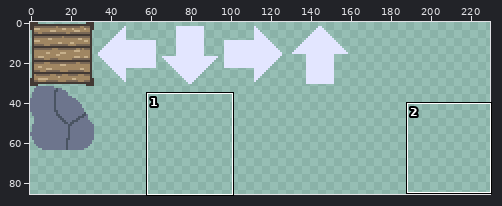
Two states of a pixel-art file, GEODE/Assets/Sprites/ItemSprites/32x32Sprites.aseprite. The picture above shows the old version from afar; the outline marks the close-up.
Close-up. Old version:
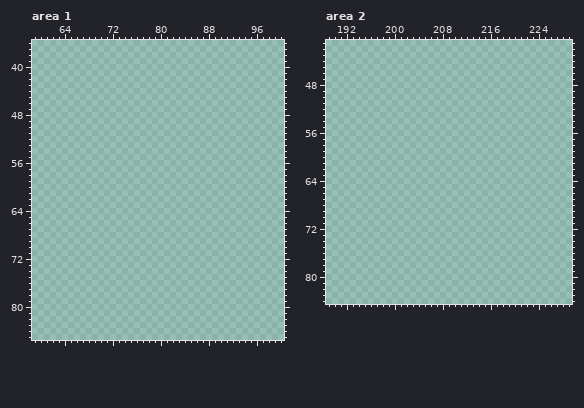
256x256 pixels, 1 frame. Shown: area 1: x 59..100, y 36..85; area 2: x 189..229, y 41..84. The wide view leaves out empty margins. The commit also changed other parts of the picture, which this record leaves out.
The result:
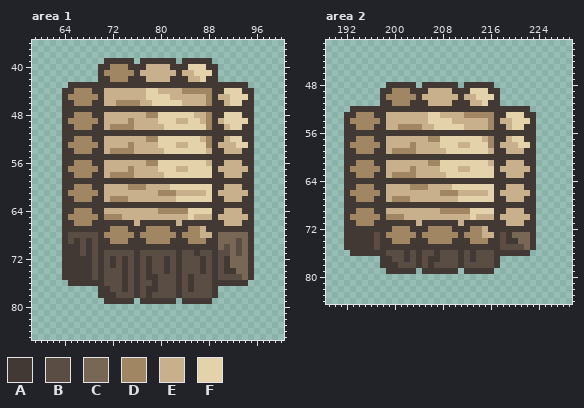
Palette (. is transparent): A #423934  B #5a4e44  C #796755  D #a08662  E #c7b08b  F #e4d2aa
From old to new:
--- area 1
@@ x 59..100 @@
 38 ..........................................
-39 ..........................................
-40 ..........................................
-41 ..........................................
-42 ..........................................
-43 ..........................................
-44 ..........................................
-45 ..........................................
-46 ..........................................
-47 ..........................................
-48 ..........................................
-49 ..........................................
-50 ..........................................
-51 ..........................................
-52 ..........................................
-53 ..........................................
-54 ..........................................
-55 ..........................................
-56 ..........................................
-57 ..........................................
-58 ..........................................
-59 ..........................................
-60 ..........................................
-61 ..........................................
-62 ..........................................
-63 ..........................................
-64 ..........................................
-65 ..........................................
-66 ..........................................
-67 ..........................................
-68 ..........................................
-69 ..........................................
-70 ..........................................
-71 ..........................................
-72 ..........................................
-73 ..........................................
-74 ..........................................
-75 ..........................................
-76 ..........................................
-77 ..........................................
-78 ..........................................
-79 ..........................................
+39 ............AAAAA.AAAAAA.AAAAA............
+40 ...........AADDDAAAEEEEAAAFFFAA...........
+41 ...........ADDDDDAEEEEEEAEEFFFA...........
+42 ...........AADDDAAAEEEEAAAEEFAA...........
+43 ......AAAAAAAAAAAAAAAAAAAAAAAAAAAAAA......
+44 .....AADDDAAEEEEEEEFFEEEEDDDDDAAFFFAA.....
+45 .....ADDDDDAEEEEEEEFFFFEEEEEEDAEEFFFA.....
+46 .....AADDDAAEEDDDDEEFFFFFEEEEDAAEFFAA.....
+47 .....AAAAAAAAAAAAAAAAAAAAAAAAAAAAAAAA.....
+48 .....AADDDAAEEEEEEEDDFFFFFFEEDAAFFFAA.....
+49 .....ADDDDDAEEEEDEEEEFFFEEFFEDAEFFFFA.....
+50 .....AADDDAAEDDDDEEEEEFFFFFFFDAAEFFAA.....
+51 .....AAAAAAAAAAAAAAAAAAAAAAAAAAAAAAAA.....
+52 .....AADDDAAEEEEEEEDDFFFFFFFEDAAEFFAA.....
+53 .....ADDDDDAEEEEDEEEEFFFEEFFFDAEEEFFA.....
+54 .....AADDDAAEDDDDEEEEEFFFFFFFEAAEEEAA.....
+55 .....AAAAAAAAAAAAAAAAAAAAAAAAAAAAAAAA.....
+56 .....AADDDAAEEEEEEEDDFFFFFFFFEAAEEEAA.....
+57 .....ADDDDDAEEEEDEEEEFFFEEFFFFAEEEEEA.....
+58 .....AADDDAAEDDDDEEEEEFFFFFFFFAAEEEAA.....
+59 .....AAAAAAAAAAAAAAAAAAAAAAAAAAAAAAAA.....
+60 .....AADDDAAEEEEDDDEEEEFFFFFFFAAEEEAA.....
+61 .....ADDDDDAEEEEEEEEEDDDEEEEEFAEEEEEA.....
+62 .....AADDDAAEDDDEEEEEEEEFFFFFFAAEEEAA.....
+63 .....AAAAAAAAAAAAAAAAAAAAAAAAAAAAAAAA.....
+64 .....AADDDAAEEEEEEEEEDDDDDFFFFAAEEEAA.....
+65 .....ADDDDDADDDEEEEEEEEEEEFEEEAEEEEEA.....
+66 .....AADDDAAAAAAAEAAAAAAEAAAAAAAEEEAA.....
+67 .....AAAAAAAADDDAAADDDDAAADDEAAAAAAAA.....
+68 .....ABBBBBADDDDDADDDDDDADDDEEACCCCCA.....
+69 .....ABABABAADDDAAADDDDAAADDDAACCCBCA.....
+70 .....AAABABAAAAAAAAAAAAAAAAAAAACBCBCA.....
+71 .....AAABABABBBBBABBBBBBABBABBABBCBCA.....
+72 .....AAAAABABABABABABBABABBBABABACCCA.....
+73 .....AAAAABABABABABABBABABBBABABACCCA.....
+74 .....AAAAABABBBABABABBABABBBABABAACCA.....
+75 .....AAAAABABBBABABAABBBABABBBABBBBCA.....
+76 ......AAAAAABBBABABBABBBABABBBAAAAAA......
+77 ...........AABBABABAABBBABABBBA...........
+78 ...........AAABBBABABBBBABBBBBA...........
+79 ............AAAAA.AAAAAA.AAAAA............
 80 ..........................................
--- area 2
@@ x 189..229 @@
 47 .........................................
-48 .........................................
-49 .........................................
-50 .........................................
-51 .........................................
-52 .........................................
-53 .........................................
-54 .........................................
-55 .........................................
-56 .........................................
-57 .........................................
-58 .........................................
-59 .........................................
-60 .........................................
-61 .........................................
-62 .........................................
-63 .........................................
-64 .........................................
-65 .........................................
-66 .........................................
-67 .........................................
-68 .........................................
-69 .........................................
-70 .........................................
-71 .........................................
-72 .........................................
-73 .........................................
-74 .........................................
-75 .........................................
-76 .........................................
-77 .........................................
-78 .........................................
-79 .........................................
+48 ..........AAAAA.AAAAAA.AAAAA.............
+49 .........AADDDAAAEEEEAAAFFFAA............
+50 .........ADDDDDAEEEEEEAEEFFFA............
+51 .........AADDDAAAEEEEAAAEEFAA............
+52 ....AAAAAAAAAAAAAAAAAAAAAAAAAAAAAA.......
+53 ...AADDDAAEEEEEEEFFEEEEDDDDDAAFFFAA......
+54 ...ADDDDDAEEEEEEEFFFFEEEEEEDAEEFFFA......
+55 ...AADDDAAEEDDDDEEFFFFFEEEEDAAEFFAA......
+56 ...AAAAAAAAAAAAAAAAAAAAAAAAAAAAAAAA......
+57 ...AADDDAAEEEEEEEDDFFFFFFFEDAAEFFAA......
+58 ...ADDDDDAEEEEDEEEEFFFEEFFFDAEEEFFA......
+59 ...AADDDAAEDDDDEEEEEFFFFFFFEAAEEEAA......
+60 ...AAAAAAAAAAAAAAAAAAAAAAAAAAAAAAAA......
+61 ...AADDDAAEEEEEEEDDFFFFFFFFEAAEEEAA......
+62 ...ADDDDDAEEEEDEEEEFFFEEFFFFAEEEEEA......
+63 ...AADDDAAEDDDDEEEEEFFFFFFFFAAEEEAA......
+64 ...AAAAAAAAAAAAAAAAAAAAAAAAAAAAAAAA......
+65 ...AADDDAAEEEEDDDEEEEFFFFFFFAAEEEAA......
+66 ...ADDDDDAEEEEEEEEEDDDEEEEEFAEEEEEA......
+67 ...AADDDAAEDDDEEEEEEEEFFFFFFAAEEEAA......
+68 ...AAAAAAAAAAAAAAAAAAAAAAAAAAAAAAAA......
+69 ...AADDDAAEEEEEEEEEDDDDDFFFFAAEEEAA......
+70 ...ADDDDDADDDEEEEEEEEEEEFEEEAEEEEEA......
+71 ...AADDDAAAAAAAEAAAAAAEAAAAAAAEEEAA......
+72 ...AAAAAAAADDDAAADDDDAAADDEAAAAAAAA......
+73 ...AAAAABADDDDDADDDDDDADDDEEABACCCA......
+74 ...AAAAABAADDDAAADDDDAAADDDAABAACCA......
+75 ...AAAAABAAAAAAAAAAAAAAAAAAAABBBBCA......
+76 ....AAAAAABBBABABBABBBABABBBAAAAAA.......
+77 .........AABBABABAABBBABABBBA............
+78 .........AAABBBABABBBBABBBBBA............
+79 ..........AAAAA.AAAAAA.AAAAA.............
 80 .........................................
Boxes around the changes in both close-ups, in picture pixels (x1, y1, x2, y2):
added: (62, 58, 254, 304)
added: (344, 82, 536, 274)
